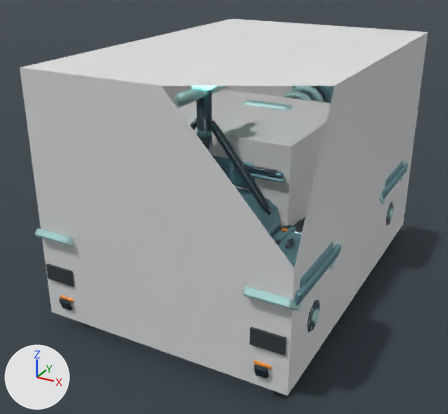
One commit to the Blender file content/source-art/sentinel-relay.blend: the scene before it, then after it.
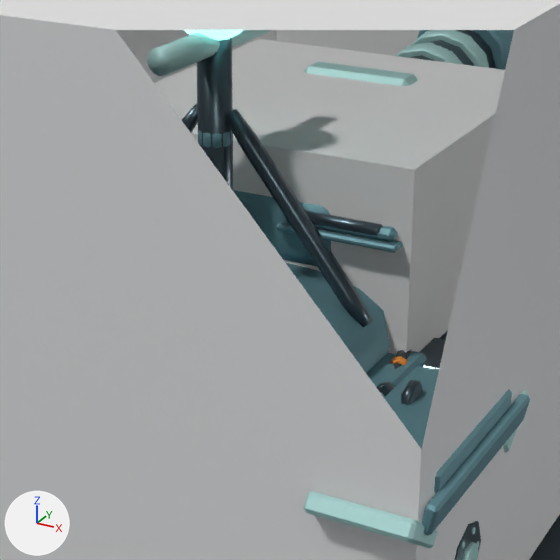
Each version is shown whole from a camera (50 mm lens) standing at (2.41, -4.79, 3.11) and looking at (-0.16, -0.11, 0.78), then close up on the part from 25% to 79% of the width and 18% to 76% of the height. Lighting does not change. The marker at lower left points along +X, +Y and +Z. The last two pictures show the newer version. Everything nearer to the camera than a plane just in front of the edit is cut away.

Before the edit, the objects in view are built like this:
```python
me_cube_001 = bpy.data.meshes.new('Cube.001')
me_cube_001.from_pydata(...)  # a box spanning x -0.682..0.682, y -0.705..0.705, z -0.372..0.372
# before: 0 (-0.682, -0.705, -0.372), 1 (-0.682, -0.705, 0.372), 2 (-0.682, 0.705, -0.372), 3 (-0.682, 0.705, 0.372) at pixel (259, 38), 4 (0.682, -0.705, -0.372)
# before: 5 (0.682, -0.705, 0.372) at pixel (414, 169), 6 (0.682, 0.705, -0.372), 7 (0.682, 0.705, 0.372)
me_sentinelrelayaccesshatch_hatchplate_mesh = bpy.data.meshes.new('SentinelRelayAccessHatch_HatchPlate_Mesh')
me_sentinelrelayaccesshatch_hatchplate_mesh.from_pydata(...)  # 24 vertices, 26 faces; spans x -0.21..0.21, y -0.24..0.24, z -0.023..0.023
me_sentinelrelayaccesshatch_hatchplate_mesh.materials.append(mat_sentinelrelay_primaryarmor)
me_sentinelrelayarmor_equipmentbay_mesh_001 = bpy.data.meshes.new('SentinelRelayArmor_EquipmentBay_Mesh.001')
me_sentinelrelayarmor_equipmentbay_mesh_001.from_pydata(...)  # 64 vertices, 50 faces; spans x -0.62..0.62, y -1.225..-0.075, z 0.74..1.22
me_sentinelrelayarmor_equipmentbay_mesh_001.materials.append(mat_sentinelrelay_primaryarmor)
ob_sentinelrelay_collider_turret = bpy.data.objects.new('SentinelRelay_COLLIDER_Turret', me_cube_001)
ob_sentinelrelay_collider_turret.location = (0.0, 0.125, 1.265)
ob_sentinelrelayaccesshatch_hatchplate = bpy.data.objects.new('SentinelRelayAccessHatch_HatchPlate', me_sentinelrelayaccesshatch_hatchplate_mesh)
ob_sentinelrelayaccesshatch_hatchplate.location = (0.528, -0.75, 0.927)
ob_sentinelrelayarmor_equipmentbay = bpy.data.objects.new('SentinelRelayArmor_EquipmentBay', me_sentinelrelayarmor_equipmentbay_mesh_001)
ob_sentinelrelayarmor_equipmentbay.location = (0.0, 0.0, 0.0)
# also in view: 'SentinelRelayTurret_RearBustle' at (0.0, -0.36, 1.34); 'SentinelRelaySensor_RelayCrossbar' at (0.0, -0.72, 2.02); 'SentinelRelayNanite_Nanite_ProjectorTube' at (0.0, 1.2, 1.41); 'SentinelRelayJoint_RelayBrace_R' at (0.32, -0.72, 1.44); 'SentinelRelayNanite_Nanite_DispersalBell' at (0.0, 1.69, 1.46)
```
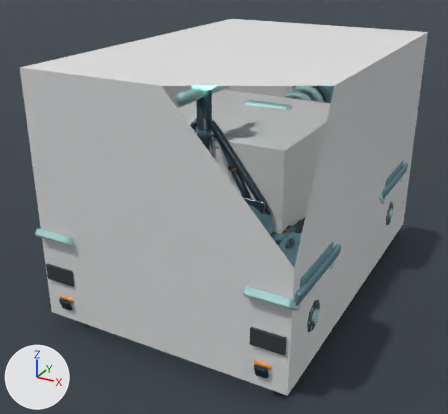
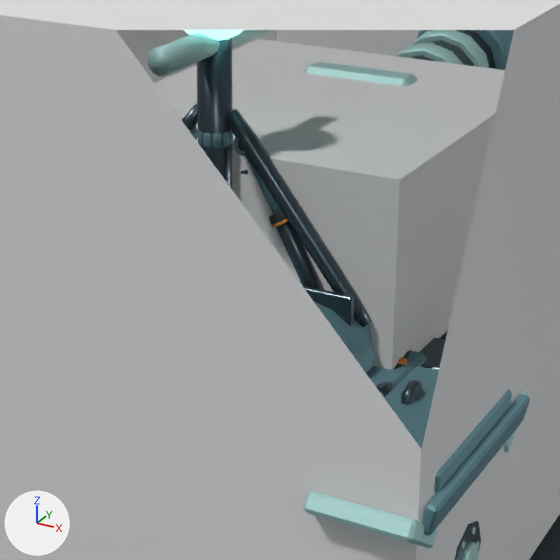
Changed parts and their boxes (x1, y1, x2, y2) in the close-ups (560 x 560 px):
'SentinelRelay_COLLIDER_Turret', reshaped, moved
    before: (154, 39, 505, 354)
    after: (154, 39, 505, 370)
'SentinelRelaySensor_MastStayCylinder_R_OuterBarrel', added
    after: (275, 222, 324, 290)
'SentinelRelayThermal_RadiatorFins_R', added
    after: (303, 286, 354, 326)
'SentinelRelaySensor_MastStayCylinder_R_InnerRamRod', added
    after: (246, 156, 282, 215)
'SentinelRelaySensor_MastStayCylinder_R_WiperSealCollar', added
    after: (269, 212, 287, 225)
'SentinelRelaySensor_MastStayCylinder_R_ClevisEye_Tip', added
    after: (233, 137, 249, 156)
'SentinelRelaySensor_MastStayCylinder_L_ClevisEye_Tip', added (mostly hidden)
    after: (189, 127, 198, 139)
'SentinelRelaySensor_MastStayCylinder_R_PressureRing', added
    after: (271, 219, 288, 228)
'SentinelRelaySensor_MastStayCylinder_R_ClevisPin_Tip', added
    after: (237, 142, 245, 151)
'SentinelRelaySensor_WaveguideFeeder_R_HoseCoupler_2', added (mostly hidden)
    after: (240, 170, 248, 174)
'SentinelRelayArmor_EquipmentBay', unchanged, covered by the edit
    before: (285, 262, 390, 372)
    after: (299, 281, 376, 372)
'SentinelRelayTurret_RearBustle', unchanged, covered by the edit
    before: (233, 190, 331, 266)

The change, as a list of edits to the scene's bpy script:
```text
Change me_cube_001:
    remove me_cube_001.from_pydata(...)  # 8 vertices, 6 faces; spans x -0.682..0.682, y -0.705..0.705, z -0.372..0.372
    add me_cube_001.from_pydata(...)  # 8 vertices, 6 faces; spans x -0.682..0.682, y -0.764..0.764, z -0.372..0.372
    me_cube_001 part 1
    add for i in [0, 1, 4, 5]: me_cube_001.vertices[i].co += Vector((0.0, -0.059, 0.0))
    add for i in [2, 3, 6, 7]: me_cube_001.vertices[i].co += Vector((0.0, 0.059, 0.0))
Change ob_sentinelrelay_collider_turret:
    ob_sentinelrelay_collider_turret.location: (0.0, 0.125, 1.265) -> (0.0, 0.062, 1.265)
Add ob_sentinelrelaythermal_radiatorfins_r:
    ob_sentinelrelaythermal_radiatorfins_r = bpy.data.objects.new('SentinelRelayThermal_RadiatorFins_R', me_sentinelrelaythermal_radiatorfins_r_mesh)  # 96 vertices, 104 faces; spans x 0.349..0.563, y -0.793..-0.299, z 1.007..1.227
    ob_sentinelrelaythermal_radiatorfins_r.location = (0.0, 0.0, 0.0)
Add ob_sentinelrelaysensor_waveguidefeeder_r_hosecoupler_2:
    ob_sentinelrelaysensor_waveguidefeeder_r_hosecoupler_2 = bpy.data.objects.new('SentinelRelaySensor_WaveguideFeeder_R_HoseCoupler_2', me_sentinelrelaysensor_waveguidefeeder_r_hosecoupler_2_mesh)  # 36 vertices, 38 faces; spans x -0.0334..0.0334, y -0.0336..0.0336, z -0.033..0.033
    ob_sentinelrelaysensor_waveguidefeeder_r_hosecoupler_2.location = (0.105, -0.673, 1.567)
Add ob_sentinelrelaysensor_maststaycylinder_r_innerramrod:
    ob_sentinelrelaysensor_maststaycylinder_r_innerramrod = bpy.data.objects.new('SentinelRelaySensor_MastStayCylinder_R_InnerRamRod', me_sentinelrelaysensor_maststaycylinder_r_innerramrod_mesh)  # 60 vertices, 62 faces; spans x -0.081..0.081, y -0.019..0.019, z -0.127..0.127
    ob_sentinelrelaysensor_maststaycylinder_r_innerramrod.location = (0.196, -0.72, 1.542)
Add ob_sentinelrelaysensor_maststaycylinder_r_pressurering:
    ob_sentinelrelaysensor_maststaycylinder_r_pressurering = bpy.data.objects.new('SentinelRelaySensor_MastStayCylinder_R_PressureRing', me_sentinelrelaysensor_maststaycylinder_r_pressurering_mesh)  # 60 vertices, 62 faces; spans x -0.037..0.037, y -0.039..0.039, z -0.0238..0.0238; in mat_sentinelrelay_warning (orange #f9993f)
    ob_sentinelrelaysensor_maststaycylinder_r_pressurering.location = (0.262, -0.72, 1.424)
Add ob_sentinelrelaysensor_maststaycylinder_r_wipersealcollar:
    ob_sentinelrelaysensor_maststaycylinder_r_wipersealcollar = bpy.data.objects.new('SentinelRelaySensor_MastStayCylinder_R_WiperSealCollar', me_sentinelrelaysensor_maststaycylinder_r_wipersealcollar_mesh)  # 60 vertices, 62 faces; spans x -0.0406..0.0406, y -0.0377..0.0377, z -0.0333..0.0333; in mat_sentinelrelay_tread (dark grey #3c4245)
    ob_sentinelrelaysensor_maststaycylinder_r_wipersealcollar.location = (0.255, -0.72, 1.437)
Add ob_sentinelrelaysensor_maststaycylinder_r_outerbarrel:
    ob_sentinelrelaysensor_maststaycylinder_r_outerbarrel = bpy.data.objects.new('SentinelRelaySensor_MastStayCylinder_R_OuterBarrel', me_sentinelrelaysensor_maststaycylinder_r_outerbarrel_mesh)  # 60 vertices, 62 faces; spans x -0.1..0.1, y -0.03..0.03, z -0.151..0.151
    ob_sentinelrelaysensor_maststaycylinder_r_outerbarrel.location = (0.332, -0.72, 1.298)
Add ob_sentinelrelaysensor_maststaycylinder_r_clevispin_tip:
    ob_sentinelrelaysensor_maststaycylinder_r_clevispin_tip = bpy.data.objects.new('SentinelRelaySensor_MastStayCylinder_R_ClevisPin_Tip', me_sentinelrelaysensor_maststaycylinder_r_clevispin_tip_mesh)  # 48 vertices, 50 faces; spans x -0.0155..0.0155, y -0.036..0.036, z -0.0155..0.0155; in mat_sentinelrelay_tread (dark grey #3c4245)
    ob_sentinelrelaysensor_maststaycylinder_r_clevispin_tip.location = (0.12, -0.72, 1.68)
Add ob_sentinelrelaysensor_maststaycylinder_r_cleviseye_tip:
    ob_sentinelrelaysensor_maststaycylinder_r_cleviseye_tip = bpy.data.objects.new('SentinelRelaySensor_MastStayCylinder_R_ClevisEye_Tip', me_sentinelrelaysensor_maststaycylinder_r_cleviseye_tip_mesh)  # 60 vertices, 62 faces; spans x -0.0359..0.0359, y -0.0296..0.0296, z -0.0362..0.0362
    ob_sentinelrelaysensor_maststaycylinder_r_cleviseye_tip.location = (0.12, -0.72, 1.68)
Add ob_sentinelrelaysensor_maststaycylinder_l_cleviseye_tip:
    ob_sentinelrelaysensor_maststaycylinder_l_cleviseye_tip = bpy.data.objects.new('SentinelRelaySensor_MastStayCylinder_L_ClevisEye_Tip', me_sentinelrelaysensor_maststaycylinder_l_cleviseye_tip_mesh)  # 60 vertices, 62 faces; spans x -0.0359..0.0359, y -0.0296..0.0296, z -0.0362..0.0362
    ob_sentinelrelaysensor_maststaycylinder_l_cleviseye_tip.location = (-0.12, -0.72, 1.68)
```
